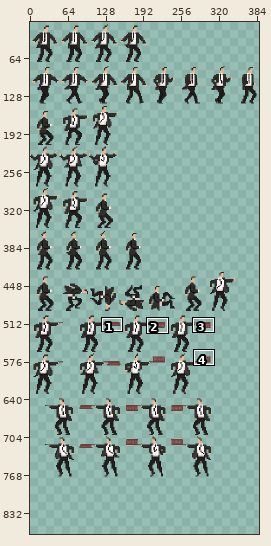
Sprite sheet, stored at Resources/Sprites/Player/MainCharacterSpriteSheet.png. Above, an overview of the earlier version with the close-up marked.
Close-up. As it was:
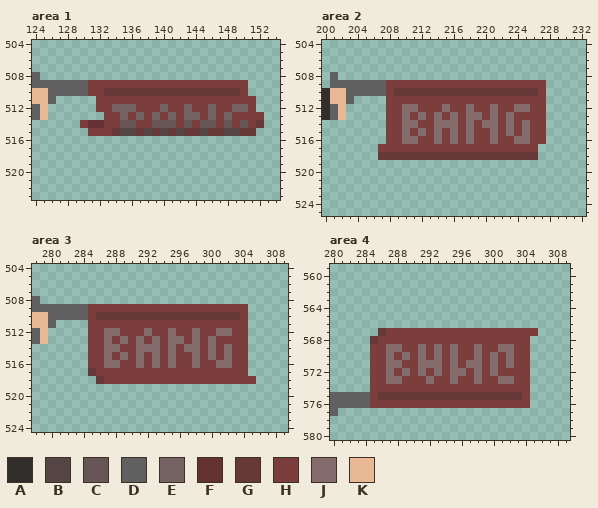
The file is 500x840 pixels. Colours within 5 levels of each other are drawn and written as one. Shown: area 1: x 124..154, y 504..523; area 2: x 200..232, y 504..525; area 3: x 278..309, y 504..524; area 4: x 280..309, y 559..580. The old version is drawn lined up with the new one, on the new canvas. The wide view leaves out empty margins. The commit also changed other parts of the picture, which this record leaves out.
Palette (. is transparent): A #312d2a  B #564545  C #685555  D #606060  E #756262  F #633131  G #663838  H #7c3d3d  J #846c6c  K #e8b895
Pixels before, area 1, first column x 124:
508 D............................
509 DDDDDDDHHHHHHHHHHHHHHHHHHHH..
510 KKDDDDDHHGGGGGGGGGGGGGGGGGH..
511 KKD.....HHHHHHHHHHHHHHHHHHHH.
512 DK......HHEEEHHHEHHEHHEHHEEH.
513 DK.......HHEHEHEHEHEEHEHEHHHH
514 ......HFFHHCCHHCCCHCHCCHCHCHG
515 .......HHHGBBGBGBGBGGBGGBBGG.
Pixels before, area 2, first column x 200:
508 .D..........................
509 .DDDDDDDHHHHHHHHHHHHHHHHHHHH
510 AKKDDDDDHGGGGGGGGGGGGGGGGGGH
511 AKKD....HHHHHHHHHHHHHHHHHHHH
512 ADK.....HHJJHHHJHHJHHJHHJJHH
513 ADK.....HHJHJHJHJHJJHJHJHHHH
514 ........HHJJHHJJJHJHJJHJHJHH
515 ........HHJHJHJHJHJHHJHJHJHH
516 ........HHJJHHJHJHJHHJHHJJHH
517 .......HHHHHHHHHHHHHHHHHHHH.
518 .......GGGGGGGGGGGGGGGGGGGG.
Pixels before, area 3, first column x 278:
508 D...........................
509 DDDDDDDHHHHHHHHHHHHHHHHHHHH.
510 KKDDDDDHGGGGGGGGGGGGGGGGGGH.
511 KKD....HHHHHHHHHHHHHHHHHHHH.
512 DK.....HHJJHHHJHHJHHJHHJJHH.
513 DK.....HHJHJHJHJHJJHJHJHHHH.
514 .......HHJJHHJJJHJHJJHJHJHH.
515 .......HHJHJHJHJHJHHJHJHJHH.
516 .......HHJJHHJHJHJHHJHHJJHH.
517 .......GHHHHHHHHHHHHHHHHHHH.
518 ........GHHHHHHHHHHHHHHHHHHH
Pixels before, area 4, first column x 280:
567 ......GHHHHHHHHHHHHHHHHHHH
568 .....GHHHHHHHHHHHHHHHHHHH.
569 .....HHJJHHJHJHJHHJHHJJHH.
570 .....HHJHJHJHJHJHHJHJHJHH.
571 .....HHJJHHJJJHJHJJHJHJHH.
572 .....HHJHJHJHJHJJHJHJHHHH.
573 .....HHJJHHHJHHJHHJHHJJHH.
574 .....HHHHHHHHHHHHHHHHHHHH.
575 DDDDDHGGGGGGGGGGGGGGGGGGH.
576 DDDDDHHHHHHHHHHHHHHHHHHHH.
577 D.........................
After:
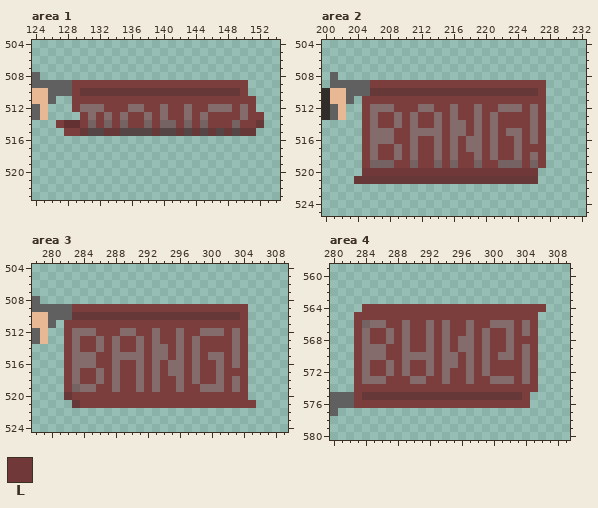
Colours new in this view: L #703838
From old to new:
canvas 500x840 -> 500x900
Changed rows in their new state; - is an unchanged pixel.
Area 1:
first column x 127:
509 --HH--------------------
510 --HGGG------------------
511 --HHH-------------------
512 --HJJJ-HHJJ--J--J--JJJHJ
513 ---HJHJ-J-HJHJH-JHJH-H-J
514 HFF-EHE-EH-EHEE-E-EH-HEH
515 -HHGBBG---B---BGB---BG--
Area 2:
first column x 204:
509 --HH--------------------
510 --GGG-------------------
511 -HHH--------------------
512 -HJJJ-HHJJ-HJ-HJ-HJJ-HJ-
513 -HJH-JHJH-----H----H--J-
514 -HJH-JH----H-JHJH--H-HJ-
515 -HJJJ-HJ-J---JHJ----JHJ-
516 -HJJJ-H--------J-----HJ-
517 -HJ--J-J--J-J-JJ-J--J--H
518 -HJHHJHJHHJHJHHJHJHHJHJH
519 -HEEEHHEHHEHEHHEHHEEEHEH
520 -LLLLLLLLLLLLLLLLLLLLLL-
521 GGGGGGGGGGGGGGGGGGGGGGG-
Area 3:
first column x 282:
509 -HH---------------------
510 -GGG--------------------
511 HHH---------------------
512 HJJJ-HHJJ-HJ-HJ-HJJ-HJ--
513 HJH-JHJH-----H----H--J--
514 HJH-JH----H-JHJH--H-HJ--
515 HJJJ-HJ-J---JHJ----JHJ--
516 HJJJ-H--------J-----HJ--
517 HJHHJ-J--J-J-JJ-J--J----
518 HJHHJ-J--J-J--J-J--J-J-.
519 HEJJHHJHHJHJHHJHHJJJHJH-
520 GHHHHHHHHHHHHHHHHHHHHHH-
521 -GHHHHHHHHHHHHHHHHHHHHHH
Area 4:
first column x 283:
564 -HHHHHHHHHHHHHHHHHHHHHHH
565 HHHHHHHHHHHHHHHHHHHHHHH-
566 HEJJHHJHHJHJHHJHHJJJHJH-
567 HJHHJ-J--J-J--J-J--J-J--
568 HJH-J-J--J-J-JJ-J--J--H-
569 HJJJHHJ-HJHJHJJHJ-H--JH-
570 HJJJH--J-JHJ--JHJHJ--JH-
571 HJ---HJ-H-HJ---HJH-H-JH-
572 HJ------HJHJHHJHJH---JH-
573 HJJJHH-JJH-JH-JH-J---JH-
574 HH--------------------H-
575 HGG---------------------
576 HH----------------------
